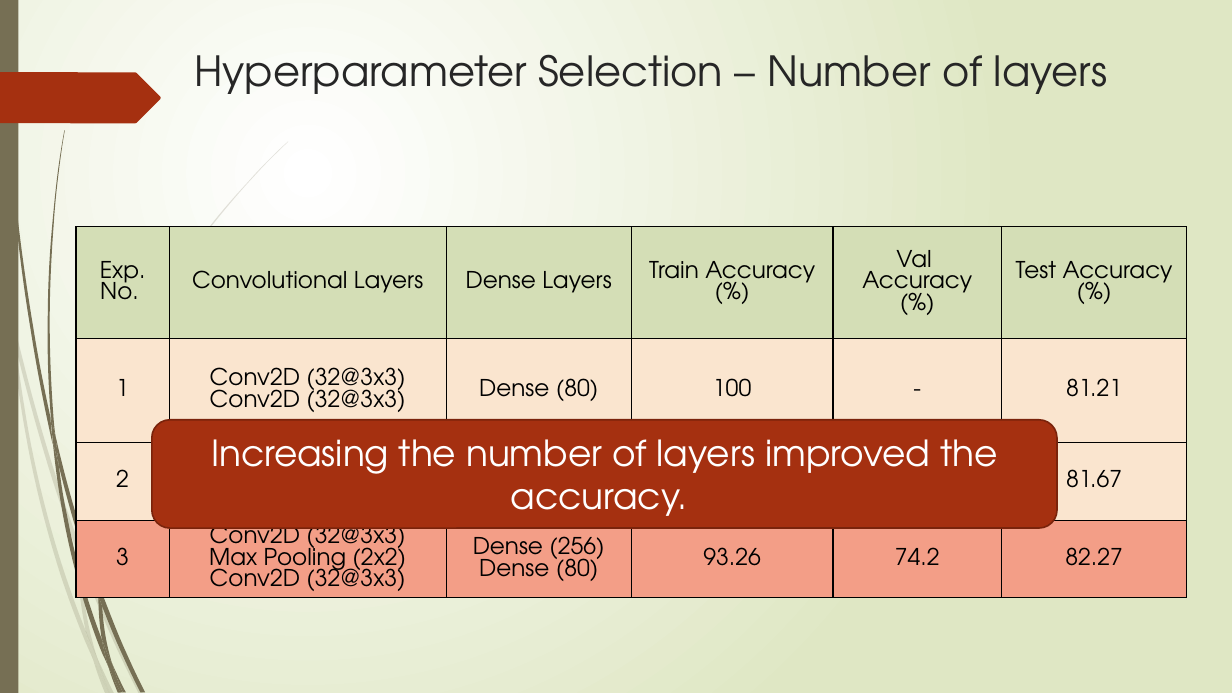
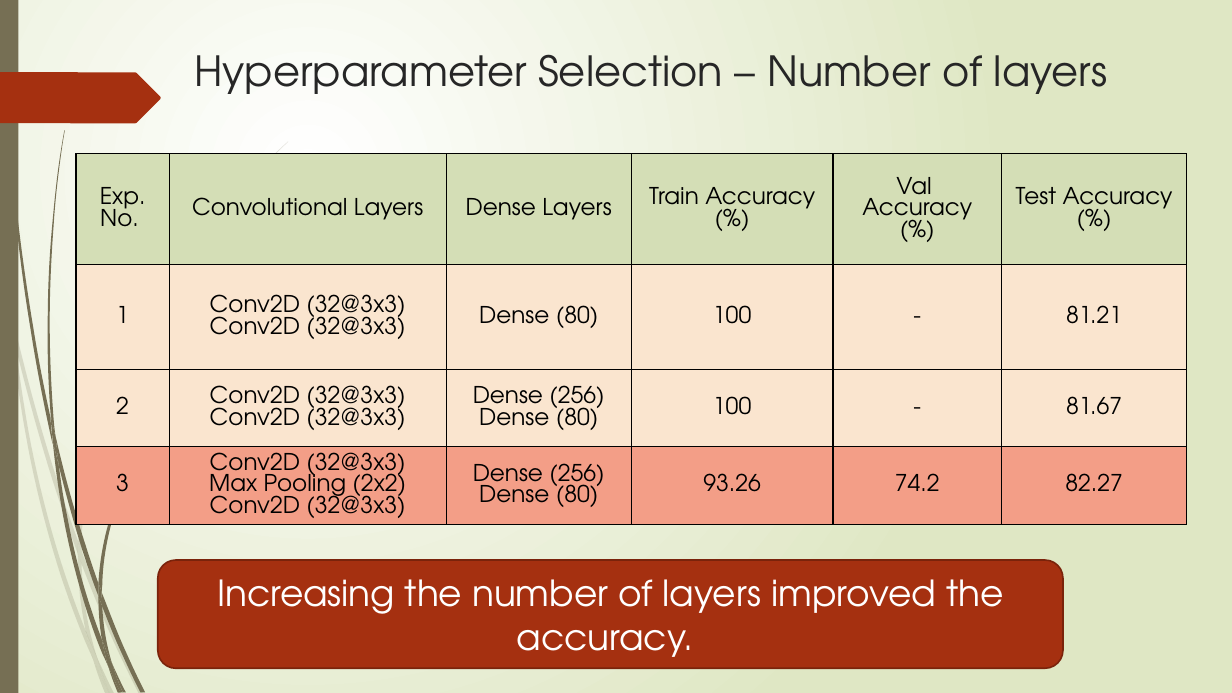
Before and after one commit to snehalpimple/skincancer_cnn_transferlearning, a slide deck: slide 4 of Project_SkinCancer_CNN_TransferLearning_SnehalPimple copy 2.pptx. Drawn at 1232x693 pixels with LibreOffice and Linux fonts; fonts in the diff are those of the drawing. Boxes give left, top, right and bottom in pixels: in the first picture for what was removed or moved away, otherwise in the second. Text is boxed around its words. In the diff, an @@ line names an element or a change of style, - is before the commit and + after.

```diff
--- a/Project_SkinCancer_CNN_TransferLearning_SnehalPimple copy 2.pptx
+++ b/Project_SkinCancer_CNN_TransferLearning_SnehalPimple copy 2.pptx
@@ table moved from (x1=76, y1=227, x2=1186, y2=614) to (x1=76, y1=153, x2=1186, y2=540) @@
@@ rounded rectangle "Increasing the number of layers ..." moved from (x1=152, y1=420, x2=1057, y2=528) to (x1=158, y1=560, x2=1064, y2=668) @@
```
Also in this commit, not shown: 2 other slides changed, 22 other files.
